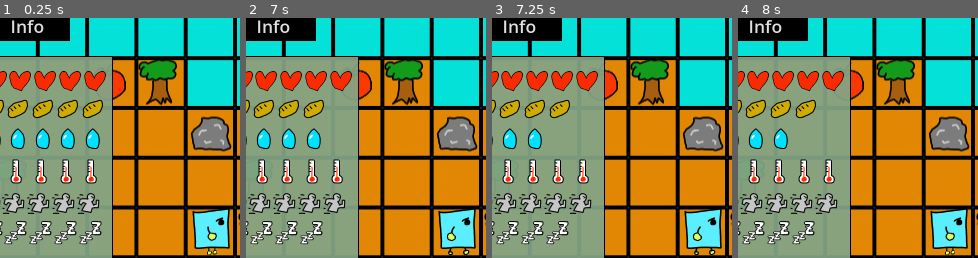
Above: before the commit, frames 1-4 (left to right).
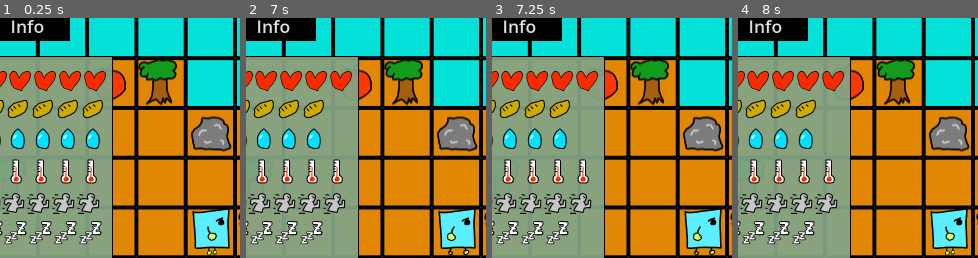
Above: after the commit, the same moments.

Repository: K16858/rl-survival
Game: Godot game, scene res://scene/main.tscn
Two runs of this game, one before a commit and one after it. Both use one fixed random seed, a clock stepped at 60 frames per second and the inputs below.
Inputs (mouse positions are % of the whole screen's width and height, from its top left):
- Up to frame 1 (0.25 s): no input
- Up to frame 2 (7 s): click (98, 71) at 0.5 s; click (59, 74) at 1.25 s; click (81, 73) at 2 s; click (72, 89) at 2.75 s; click "Info" at 3.5 s; click "Info" at 4.25 s; click (35, 71) at 5 s; click (98, 71) at 5.75 s; click (59, 74) at 6.5 s
- Up to frame 3 (7.25 s): no input
- Up to frame 4 (8 s): click (81, 73) at 7.25 s
The pictures show only the part of the screen within x 6-56%, y 4-54%; the shares and areas given below are measured in that part.

Frames 1-2 are identical in both runs. In frame 3, 0.4% of the frame differs, in the area x 25-32%, y 45-55%; in frame 4, 0.4%.
Error in both runs: Invalid access to property or key 'next' on a base object of type 'Nil'. (res://script/player/player.gd:45)

Commit message:
アイテム使用のcallback

Diff:
--- a/godot/script/player/player.gd
+++ b/godot/script/player/player.gd
@@ -10,9 +10,9 @@
 
 @export var hp_change_multi: float = 0.3
 
-@export var satiety_use_cycle: int = 50
-@export var nthirsty_use_cycle: int = 30
-@export var ndrowsiness_use_cycle: int = 100
+@export var satiety_use_cycle: int = 100
+@export var nthirsty_use_cycle: int = 60
+@export var ndrowsiness_use_cycle: int = 200
 
 
 signal  update_status(status:Array[float])
@@ -43,7 +43,7 @@
 	var json = JSON.parse_string(body.get_string_from_utf8())
 	print(json)
 	if (json["next"]["kind"] == "move"):
-		_move(json["next"]["x"], json["next"]["y"])
+		_move(json["next"]["x"], json["next"]["y"], _send_request)
 	elif (json["next"]["kind"] == "pick"):
 		_pick(json["next"]["item"])
 	#_send_request()
@@ -98,14 +98,14 @@
 
 # タイルマップ上の移動操作
 # rel = falseで絶対座標で行動
-func _move(x: int, y: int, rel: bool = true):
+func _move(x: int, y: int, cb: Callable, rel: bool = true):
 	if rel:
 		var distination_pos = map.map_to_local(Vector2(map.local_to_map(position)) + Vector2(x, y))
 		var distance = distination_pos.distance_to(position)
 		var direction = position.direction_to(distination_pos);
 		var tween = self.create_tween()
 		tween.tween_property(self, "position", distination_pos, distance / speed)
-		tween.tween_callback(_send_request)
+		tween.tween_callback(cb)
 
 		if(direction.x>=0):
 			$AnimatedSprite2D.flip_h = false;
@@ -116,14 +116,32 @@
 		print("not yet impled non rel move")
 
 func _pick(itemid: int):
+
+	if !viewitem_catch.has(itemid):
+		# なければ早期ret
+		_send_request()
+		return
 	var item_pos = viewitem_catch[itemid]
-	if !item_pos:
-		# なければ早期ret
-		return
-	_move(item_pos.x, item_pos.y)
+	_move(item_pos.x, item_pos.y, _pick_aftermove.bind(itemid, item_pos))
+
+func _pick_aftermove(itemid: int, item_pos: Vector2):
 	# itemごとの処理
+	match itemid:
+		0: pass
+		1: satiety.addres(50./satiety_use_cycle) #
+		6: pass
+		7:
+			# 睡眠
+			# 時間経過 TODO かなり厄介そうなので
+			#var tween = self.create_tween()
+			#tween.tween_interval
+			#
+			ndrowsiness.addres(-1)
+			stamina.addres(1)
 
 	# remove処理
+	$"/root/Main/ItemTile".erase_cell(item_pos + onmap_pos)
+	_send_request()
 
 func _send_request():
 	const header = ["Content-Type: application/json"]
